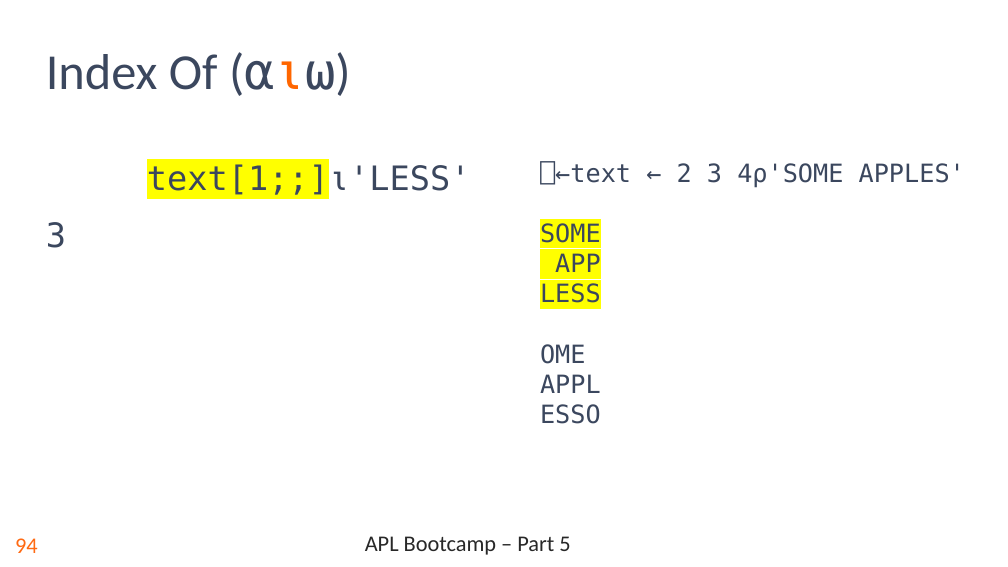
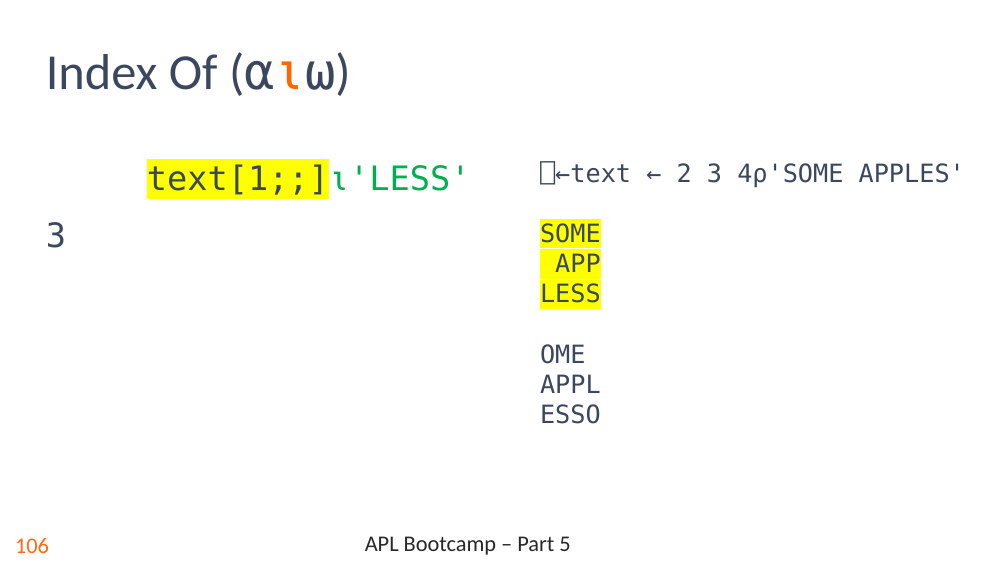
Before and after one commit to rikedyp/APLBootcamp, a slide deck: slide 107 of slides/APL_Bootcamp-part-5.pptx (slide 95 before the commit). Drawn at 1008x567 pixels with LibreOffice and Linux fonts; fonts in the diff are those of the drawing; background and template pictures are left out. Boxes give left, top, right and bottom in pixels: in the first picture for what was removed or moved away, otherwise in the second. Text is boxed around its words. In the diff, an @@ line names an element or a change of style, - is before the commit and + after.

```diff
--- a/slides/APL_Bootcamp-part-5.pptx
+++ b/slides/APL_Bootcamp-part-5.pptx
@@ text at box(147, 162, 471, 197): text colour #3B475E to #00B050 in "text[1;;]⍳'LESS'" @@
@@ page number at box(15, 538, 49, 553): text changed @@
-94
+106
```
Also in this commit, not shown: 5 other slides changed, 13 slides added, 1 slide removed.
